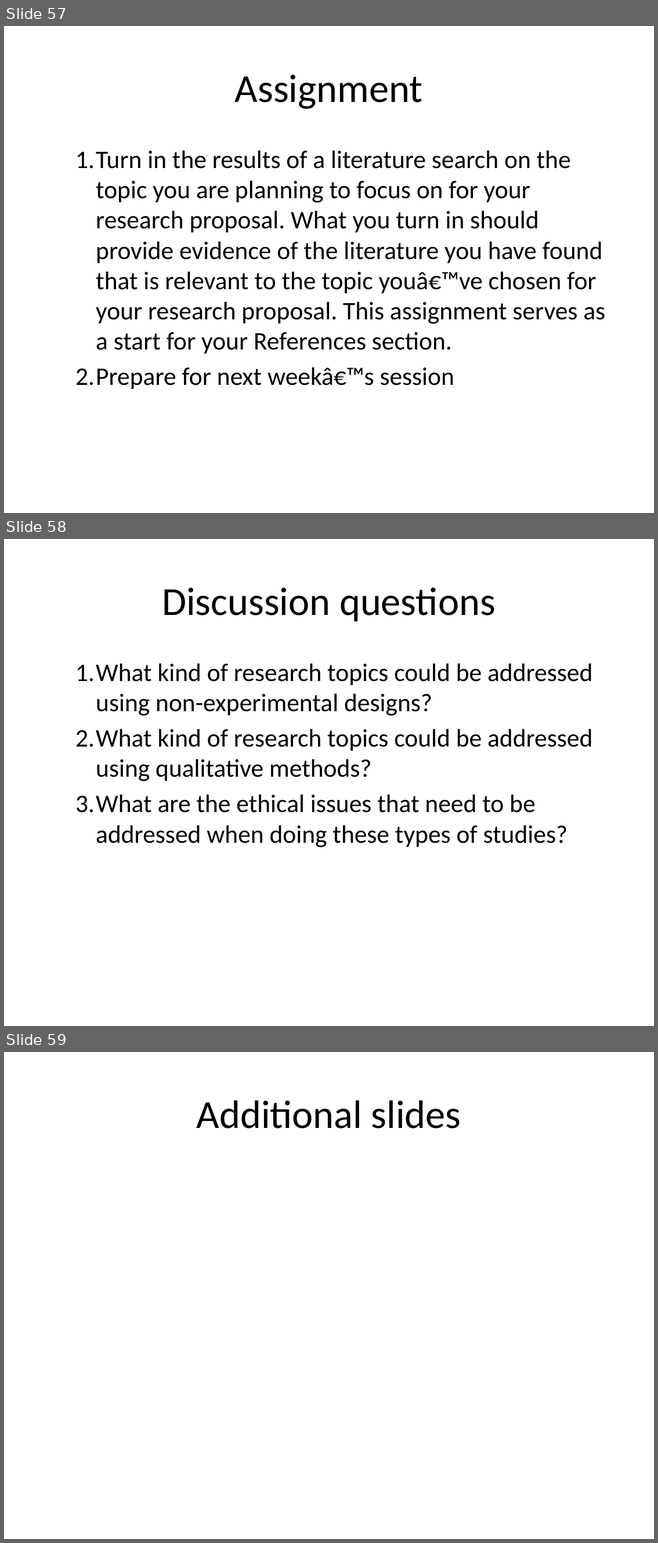
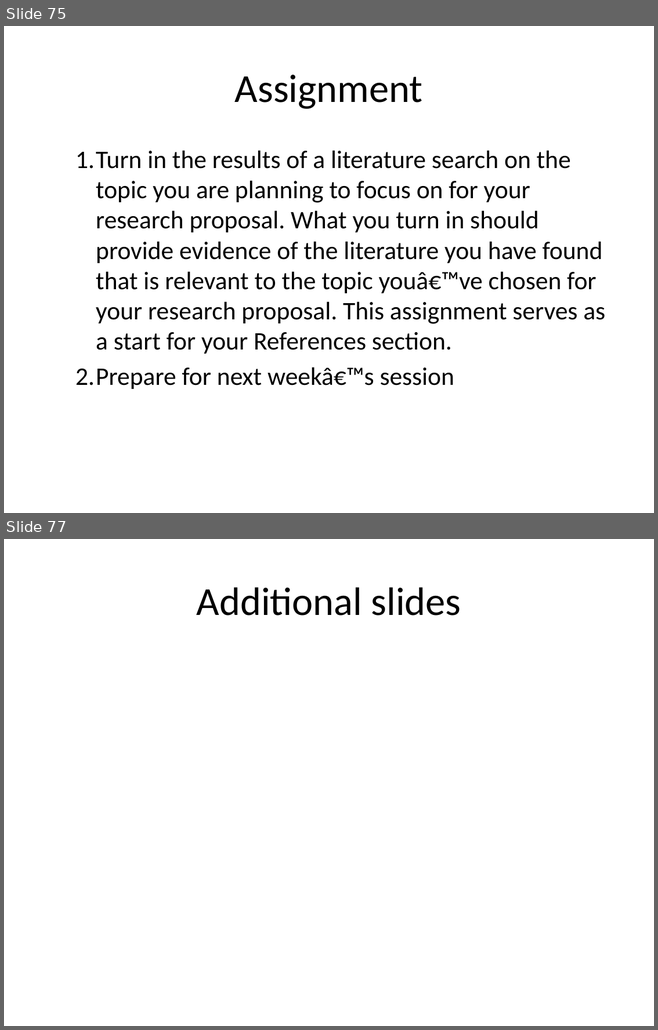
Before and after one commit to classes-medb/5510, a slide deck: src/video-06-non-experimental-studies.pptx. Shown one above the other, each under a label of ours: slides 57, 58 and 59 before the commit, slides 75 and 77 after it; the slides between them are not shown. The pictures are 658x1543 and 658x1030 pixels, drawn with LibreOffice and Linux fonts; fonts in the diff are those of the drawing. Boxes give left, top, right and bottom in pixels: in the first picture for what was removed or moved away, otherwise in the second. Text is boxed around its words. In the diff, an @@ line names an element or a change of style, - is before the commit and + after.

```diff
--- a/src/video-06-non-experimental-studies.pptx
+++ b/src/video-06-non-experimental-studies.pptx
@@ slide 58 removed at <box>4,539,654,1026</box>, background #FFFFFF @@
@@ title removed at <box>162,587,495,621</box> @@
-Discussion questions
@@ text removed at <box>75,663,592,848</box> @@
-  1. What kind of research topics could be addressed using non-experimental designs?
-  2. What kind of research topics could be addressed using qualitative methods?
-  3. What are the ethical issues that need to be addressed when doing these types of studies?
@@ what was slide 57 is now slide 75 @@
@@ what was slide 59 is now slide 77 @@
```
Also in this commit, not shown: 21 slides added, 2 other slides removed, 7 other files.
